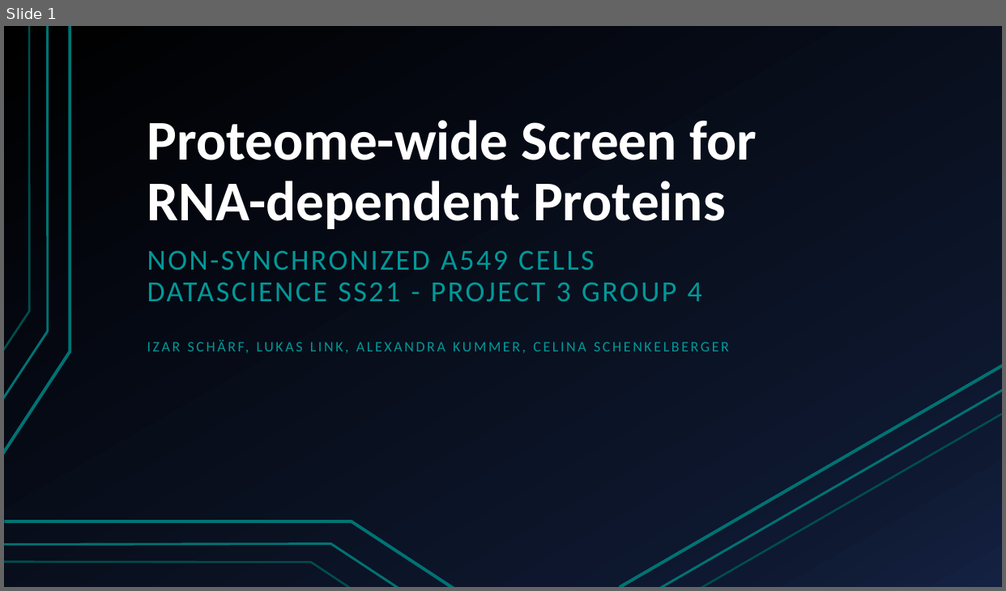
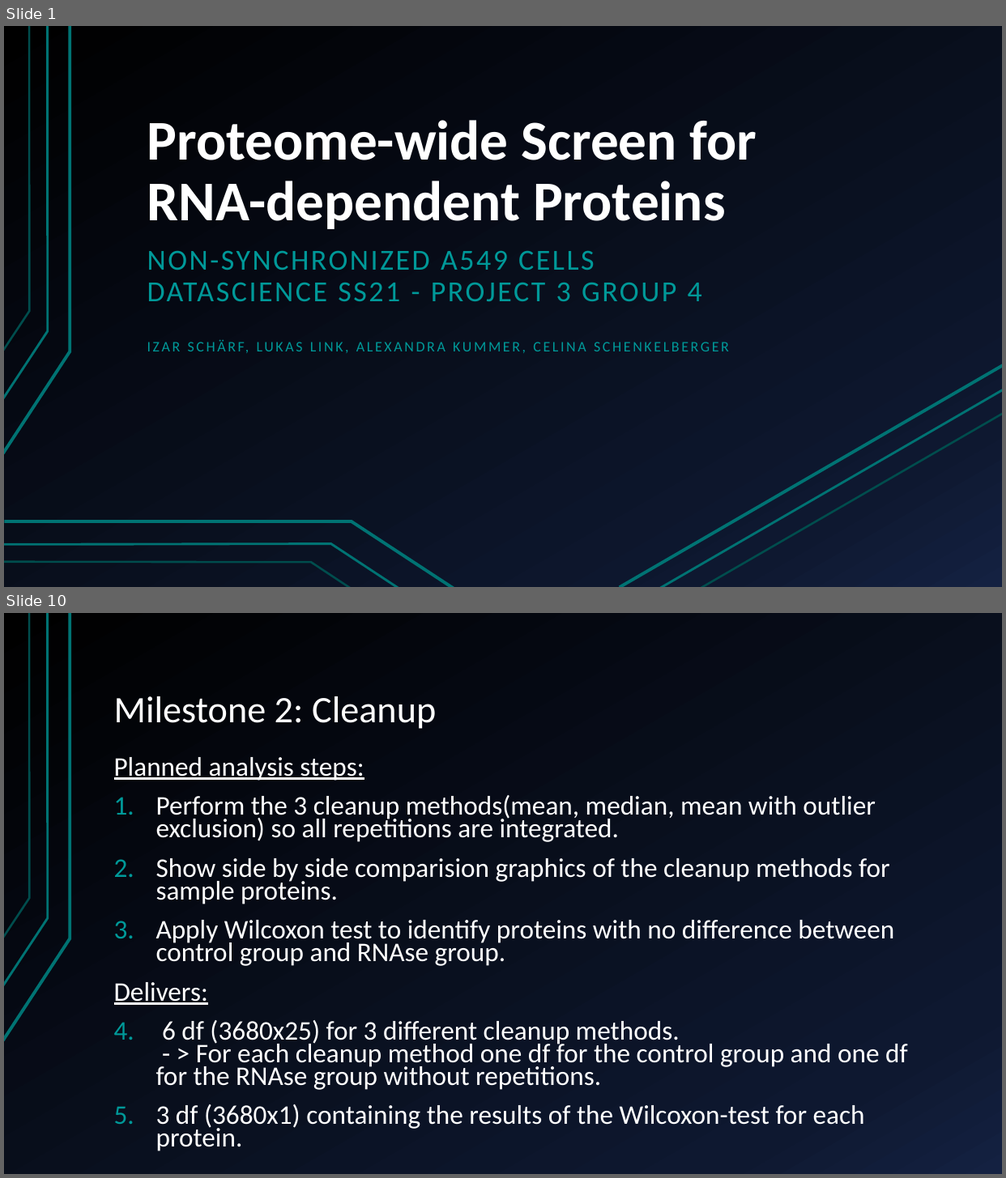
Before and after one commit to AlexandraKummer/2021-topic-03-team-04, a slide deck: Project proposal.pptx. Shown one above the other, each under a label of ours: slide 1 before the commit, slides 1 and 10 after it; the slides between them are not shown. The pictures are 1006x591 and 1006x1178 pixels, drawn with LibreOffice and Linux fonts; fonts in the diff are those of the drawing. Boxes give left, top, right and bottom in pixels: in the first picture for what was removed or moved away, otherwise in the second. Text is boxed around its words. In the diff, an @@ line names an element or a change of style, - is before the commit and + after.

```diff
--- a/Project proposal.pptx
+++ b/Project proposal.pptx
@@ slide 10 added at bbox=[4, 613, 1002, 1174], background gradient #000000 to #0F1931 to #142242; not listed: 3 template elements that a slide beside it also shows @@
@@ title added at bbox=[114, 696, 436, 729], 36 pt, text #FFFFFF @@
+Milestone 2: Cleanup
@@ text added at bbox=[114, 757, 908, 1152], 25.9 pt, text #FFFFFF @@
+Planned analysis steps:
+1. Perform the 3 cleanup methods(mean, median, mean with outlier exclusion) so all repetitions are integrated.
+2. Show side by side comparision graphics of the cleanup methods for sample proteins.
+3. Apply Wilcoxon test to identify proteins with no difference between control group and RNAse group.
+Delivers:
+1. 6 df (3680x25) for 3 different cleanup methods.
+   - > For each cleanup method one df for the control group and one df for the RNAse group without repetitions.
+2. 3 df (3680x1) containing the results of the Wilcoxon-test for each protein.
```
Also in this commit, not shown: 7 slides changed, 8 other slides added, 4 slides removed.
